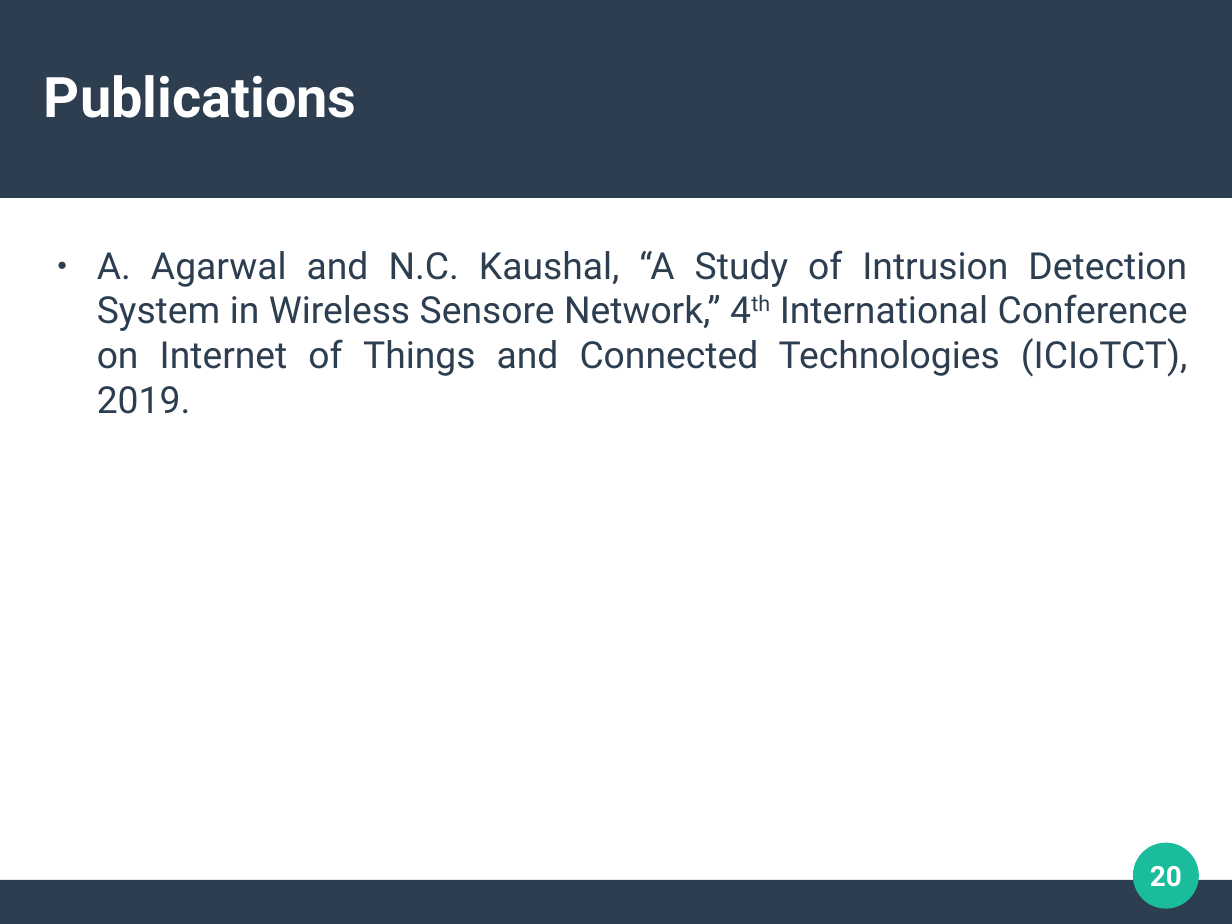
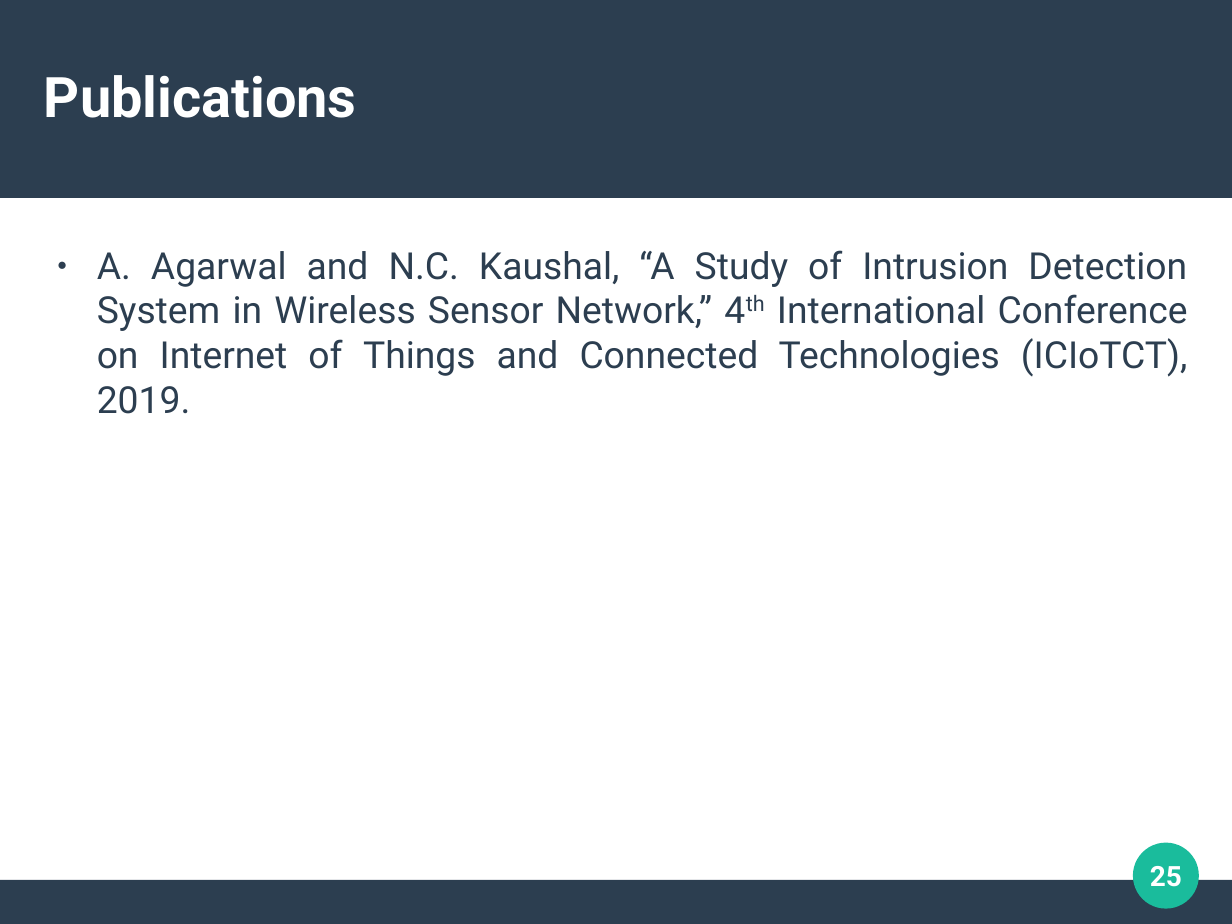
Before and after one commit to mysterious-29/Thesis, a slide deck: slide 25 of PPT/Final.odp (slide 20 before the commit). Drawn at 1232x924 pixels with LibreOffice and Linux fonts; fonts in the diff are those of the drawing. Boxes give left, top, right and bottom in pixels: in the first picture for what was removed or moved away, otherwise in the second. Text is boxed around its words. In the diff, an @@ line names an element or a change of style, - is before the commit and + after.

```diff
--- a/PPT/Final.odp
+++ b/PPT/Final.odp
@@ text at (97,250,1188,414): text changed @@
-● A. Agarwal and N.C. Kaushal, “A Study of Intrusion Detection System in Wireless Sensore Network,” 4th International Conference on Internet of Things and Connected Technologies (ICIoTCT), 2019.
+● A. Agarwal and N.C. Kaushal, “A Study of Intrusion Detection System in Wireless Sensor Network,” 4th International Conference on Internet of Things and Connected Technologies (ICIoTCT), 2019.
@@ page number at (1150,866,1182,887): text changed @@
-20
+25
```
Also in this commit, not shown: 6 other slides changed, 7 slides added, 2 slides removed, 3 other files.
